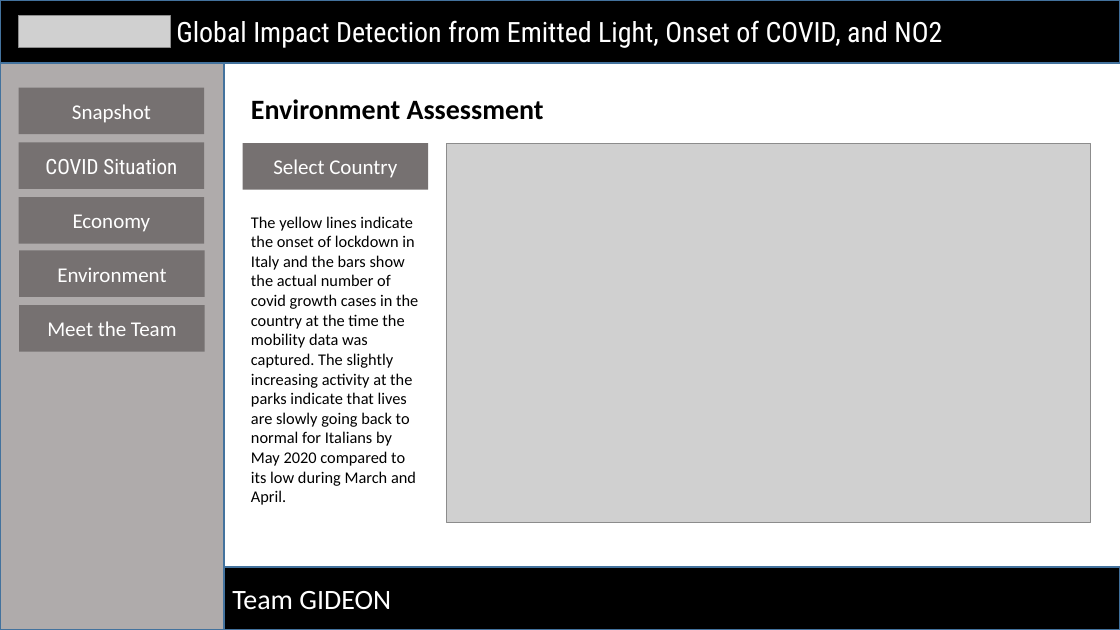
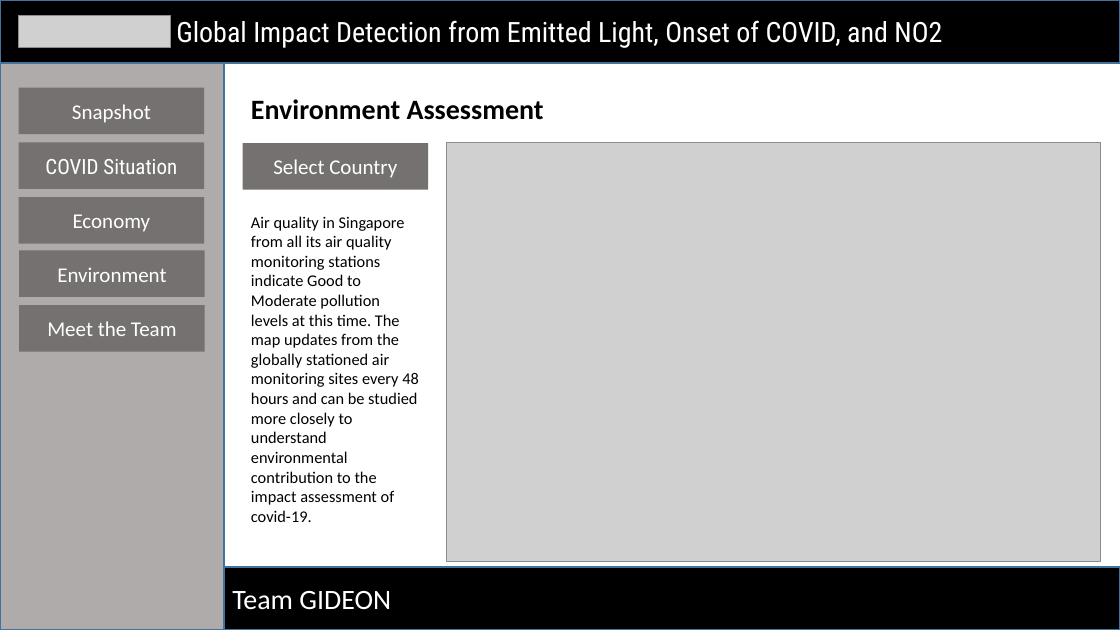
Before and after one commit to docligot/gqueers_space_apps, a slide deck: slide 4 of 5-slide-requirement_GIDEON.pptx. Drawn at 1120x630 pixels with LibreOffice and Linux fonts; fonts in the diff are those of the drawing; grey boxes stand for pictures. Boxes give left, top, right and bottom in pixels: in the first picture for what was removed or moved away, otherwise in the second. Text is boxed around its words. In the diff, an @@ line names an element or a change of style, - is before the commit and + after.

```diff
--- a/5-slide-requirement_GIDEON.pptx
+++ b/5-slide-requirement_GIDEON.pptx
@@ picture: place and size @@
-picture at [447,143,1091,523]
+picture at [447,142,1101,561]
@@ text at [251,216,419,522]: text changed @@
-The yellow lines indicate the onset of lockdown in Italy and the bars show the actual number of covid growth cases in the country at the time the mobility data was captured. The slightly increasing activity at the parks indicate that lives are slowly going back to normal for Italians by May 2020 compared to its low during March and April.
+Air quality in Singapore from all its air quality monitoring stations indicate Good to Moderate pollution levels at this time. The map updates from the globally stationed air monitoring sites every 48 hours and can be studied more closely to understand environmental contribution to the impact assessment of covid-19.
```
Also in this commit, not shown: 4 other slides changed.
